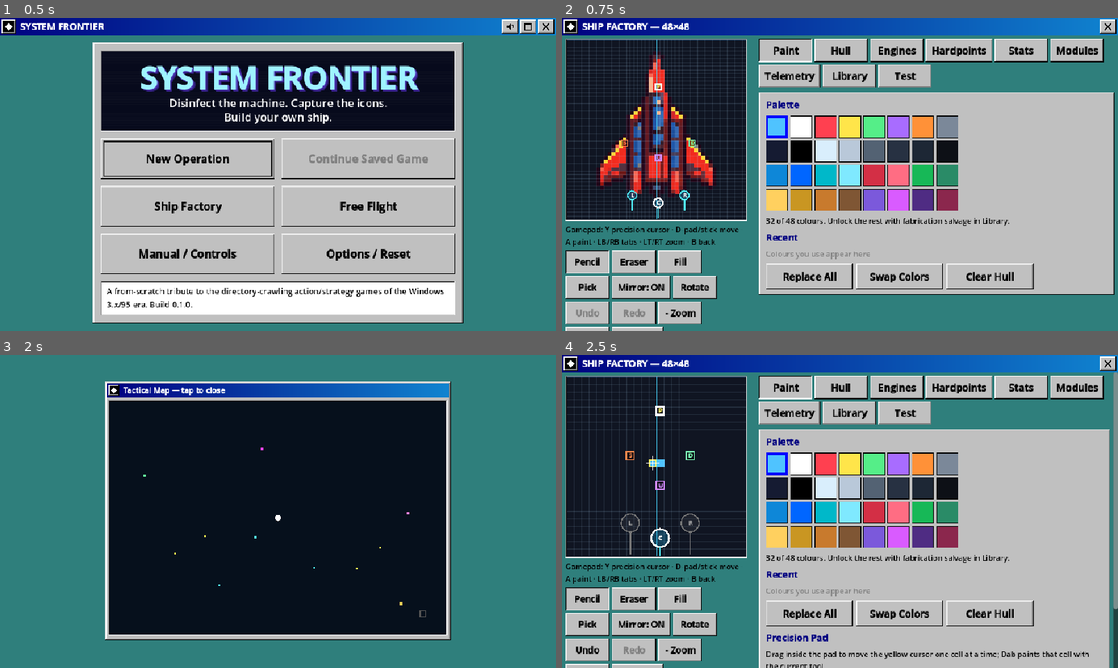
Above: before the commit, frames 1-4 (two rows, left to right).
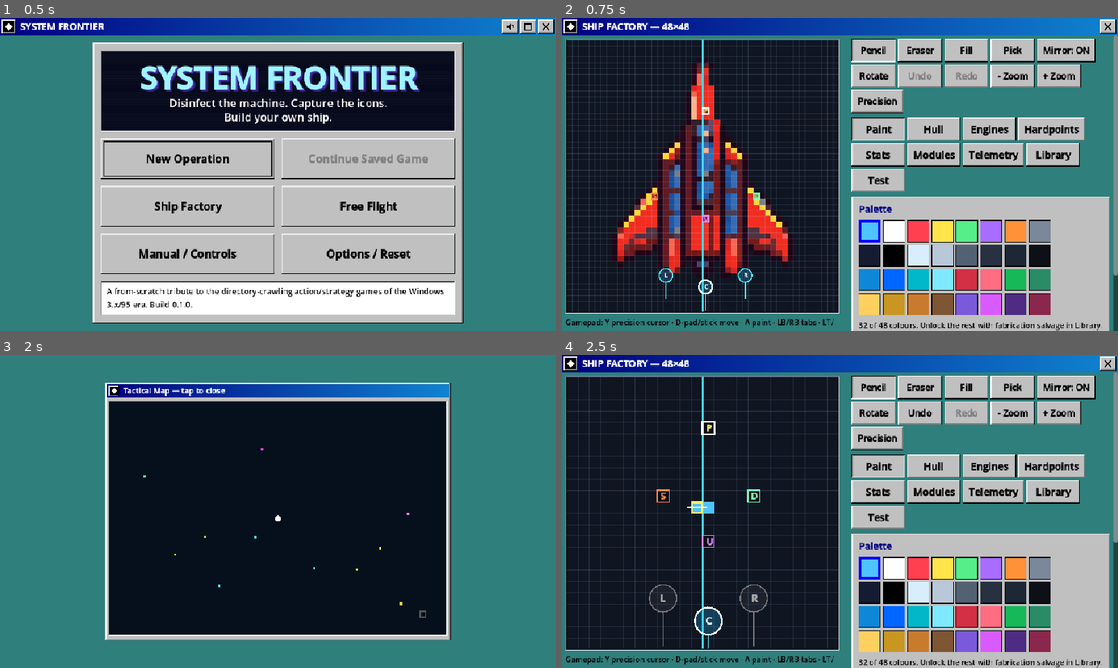
Above: after the commit, the same moments.

Repository: narmanb/system-frontier
Game: Godot game, scene res://tools/gamepad_check.tscn
Same seed, same stepped clock (60 frames per second), same inputs: the game is played once before the commit and once after it. This scene is started directly instead of the project's main scene.
Inputs (mouse positions are in pixels of both pictures, inside the frame that each line leads up to):
- Up to frame 1 (0.5 s): no input
- Up to frame 2 (0.75 s): click "Ship Factory" at 0.5 s
- Up to frame 3 (2 s): click "Continue Saved Game" at 1.25 s
- Up to frame 4 (2.5 s): tap Enter (ui_accept) at 2, 2.27 s; move the mouse to (962, 495) at 2.02 s; hold Right (turn_right) from 2.03 s (still down); hold A (ambulance) from 2.03 s (still down); click (962, 495) at 2.17 s

Frame 1 is identical in both runs. In frame 2, 68% of the frame differs, in the area x 0-100%, y 5-100%; in frame 3, 1.5%; in frame 4, 59%.
Error before the commit: Cannot call method 'set_input_as_handled' on a null value. (res://scripts/ui/factory.gd:872)
Error after the commit: Cannot call method 'set_input_as_handled' on a null value. (res://scripts/ui/factory.gd:881)

Commit message:
Visual audit fixes at phone and Retroid resolutions
Audited every screen and popup (tools/audit_capture.tscn) at 1200x540,
540x1200 and 960x540 logical:
- Factory landscape: tool buttons move beside the canvas (they were
  pushed off-screen below it); larger canvas in both orientations
- In-flight chip bar tucks under the status window when it would collide
  with the radar on narrow screens
- Directory map opens scrolled to the top with the first directory
  focused; tactical map centred vertically on tall screens

Co-Authored-By: Claude Opus 5.5 <noreply@anthropic.com>
Claude-Session: https://claude.ai/code/session_0138F4YYbTSJjY9nnWdrVom1

Diff:
--- a/scripts/ui/directory_map.gd
+++ b/scripts/ui/directory_map.gd
@@ -92,8 +92,13 @@
 	for b in _list.get_children():
 		if not b.disabled:
 			b.grab_focus()
-			return
-	_enter.grab_focus()
+			break
+	if _list.get_children().filter(func(b): return not b.disabled).is_empty():
+		_enter.grab_focus()
+	await get_tree().process_frame
+	var sc := find_children("*", "ScrollContainer", true, false)
+	if not sc.is_empty():
+		(sc[0] as ScrollContainer).scroll_vertical = 0
 
 
 func _select(id: int) -> void:
--- a/scripts/ui/factory.gd
+++ b/scripts/ui/factory.gd
@@ -25,6 +25,8 @@
 var _campaign = null
 var test_options := {"infinite": true, "moving": true}
 var _precision := false
+var tool_row: HFlowContainer
+var rcol: VBoxContainer
 
 
 func _ready() -> void:
@@ -78,7 +80,7 @@
 	for s in ["left", "right", "top", "bottom"]:
 		rmargin.add_theme_constant_override("margin_" + s, 6)
 	right_scroll.add_child(rmargin)
-	var rcol := VBoxContainer.new()
+	rcol = VBoxContainer.new()
 	rcol.size_flags_horizontal = Control.SIZE_EXPAND_FILL
 	rmargin.add_child(rcol)
 	var tabs := HFlowContainer.new()
@@ -132,13 +134,19 @@
 	var vs := get_viewport_rect().size
 	var landscape := vs.x > vs.y * 1.1
 	body.vertical = not landscape
+	# Landscape: the canvas gets the full height and the tool buttons move into the
+	# right-hand column above the tabs, so nothing is pushed off-screen.
+	var want_parent: Node = rcol if landscape else left
+	if tool_row.get_parent() != want_parent:
+		tool_row.reparent(want_parent)
+		want_parent.move_child(tool_row, 0 if landscape else want_parent.get_child_count() - 1)
 	if landscape:
-		var side := minf(vs.y - 230, vs.x * 0.45)
+		var side := minf(vs.y - 70, vs.x * 0.5)
 		canvas.custom_minimum_size = Vector2(side, side)
 		left.custom_minimum_size.x = side
 		right_scroll.size_flags_vertical = Control.SIZE_EXPAND_FILL
 	else:
-		var side := minf(vs.x - 20, vs.y * 0.5)
+		var side := minf(vs.x - 20, vs.y * 0.46)
 		canvas.custom_minimum_size = Vector2(side, side)
 		left.custom_minimum_size.x = 0
 	bar.title = "SHIP FACTORY — %d×%d" % [editor.grid_size, editor.grid_size]
@@ -148,6 +156,7 @@
 
 func _build_tool_rows(host: VBoxContainer) -> void:
 	var row := HFlowContainer.new()
+	tool_row = row
 	row.add_theme_constant_override("h_separation", 4)
 	row.add_theme_constant_override("v_separation", 4)
 	host.add_child(row)
--- a/scripts/ui/hud.gd
+++ b/scripts/ui/hud.gd
@@ -13,6 +13,7 @@
 	"race": "RACE", "duel": "DUEL", "boss": "DEMON", "blackhole": "BLACK HOLE"}
 
 var world: SimWorld
+var radar: Control                ## RadarWindow, so the chip bar can avoid it
 var _message := ""
 var _message_time := 0.0
 var _pause: PauseButton
@@ -120,8 +121,14 @@
 		total += cw + 3
 	total += h  # pause button
 	var left := _status_rect.end.x + 6
-	var x := clampf(vs.x / 2 - total / 2, left, maxf(left, vs.x - total - 6))
+	var right := vs.x - 6
+	if radar and radar.visible and radar.position.y < _status_rect.end.y:
+		right = minf(right, radar.position.x - 6)
+	var x := clampf(vs.x / 2 - total / 2, left, maxf(left, right - total))
 	var y := 6.0
+	if left + total > right:   # not enough room between the windows: tuck under the status window
+		x = 6
+		y = _status_rect.end.y + 6
 	for i in chips.size():
 		var c: Array = chips[i]
 		var r := Rect2(x, y, widths[i], h)
--- a/scripts/ui/mission.gd
+++ b/scripts/ui/mission.gd
@@ -58,6 +58,7 @@
 	radar.world = world
 	radar.open_map.connect(_toggle_map)
 	root.add_child(radar)
+	hud.radar = radar
 	map_view = TacticalMap.new()
 	map_view.world = world
 	map_view.visible = false
--- a/scripts/ui/tactical_map.gd
+++ b/scripts/ui/tactical_map.gd
@@ -31,6 +31,7 @@
 	var avail := vs - Vector2(margin * 2 + 16, top + margin * 2 + 60)
 	var k := minf(avail.x / SimWorld.W, avail.y / SimWorld.H)
 	var map_size := Vector2(SimWorld.W, SimWorld.H) * k
+	top = maxf(top, (vs.y - map_size.y - 44) / 2)   # centre vertically on tall screens
 	var win := Rect2(Vector2((vs.x - map_size.x) / 2 - 8, top), map_size + Vector2(16, 44))
 	Win95.bevel(self, win, "window", Win95.FACE)
 	Win95.caption(self, Rect2(win.position + Vector2(3, 3), Vector2(win.size.x - 6, 24)), "Tactical Map — tap to close", 13)
--- /dev/null
+++ b/tools/audit_capture.gd
@@ -0,0 +1,104 @@
+extends Node
+## Dev-only: captures every screen and popup for a visual audit.
+##   godot --path . res://tools/audit_capture.tscn -- --out=<dir> --size=WxH [--touch]
+
+var out := "user://audit"
+
+
+func _ready() -> void:
+	for a in OS.get_cmdline_user_args():
+		if a.begins_with("--out="): out = a.substr(6)
+		if a == "--touch": AppState.settings["show_touch"] = "on"
+		if a.begins_with("--size="):
+			var p := a.substr(7).split("x")
+			get_window().size = Vector2i(int(p[0]), int(p[1]))
+	DirAccess.make_dir_recursive_absolute(out)
+	var placeholder := Node.new()
+	get_tree().root.add_child.call_deferred(placeholder)
+	await _f(1)
+	get_tree().current_scene = placeholder
+	reparent(get_tree().root)
+	SaveService.root = "user://audit_saves/"
+	SaveService.reset("all")
+	var c := Campaign.create({"pilot": "Ace", "team": "Avengers"})
+	c["credits"] = 900
+	c["noble"] = 2
+	c["salvage"] = {"alloy": 5, "circuitry": 3, "data": 4}
+	c["warrant"] = 20
+	SaveService.save_campaign(c)
+	await _scene("res://scenes/main_menu/main_menu.tscn", "01_menu")
+	await _popup_button("Options / Reset", "02_options")
+	await _popup_button("Manual / Controls", "03_manual")
+	await _scene("res://scenes/setup/setup.tscn", "04_setup")
+	await _scene("res://scenes/free_flight/free_flight.tscn", "05_free_flight")
+	await _scene("res://scenes/directory_map/directory_map.tscn", "06_map")
+	await _popup_button("Upgrade Bay", "07_upgrade_bay")
+	await _popup_button("Faction Relations", "08_relations")
+	AppState.launch = {"mode": "campaign", "dir_id": 5}
+	await _scene("res://scenes/mission/mission.tscn", "09_mission_blackhole")
+	var m := get_tree().current_scene
+	m.set_paused(true)
+	await _f(4)
+	_shot("10_pause")
+	m.set_paused(false)
+	m._ambulance()
+	await _f(4)
+	_shot("11_ambulance")
+	for ov in _overlays():
+		ov.queue_free()
+	m.world.close_dialog()
+	await _f(2)
+	m.world.request_dialog("dragon", {"cost": 50})
+	await _f(4)
+	_shot("12_dragon")
+	for ov in _overlays():
+		ov.queue_free()
+	m.world.close_dialog()
+	m._toggle_map()
+	await _f(4)
+	_shot("13_tactical_map")
+	m._toggle_map()
+	m.world.end_mission(true, "Directory disinfected.")
+	await _f(4)
+	_shot("14_debrief")
+	for tab in ["Paint", "Hull", "Engines", "Stats", "Modules", "Telemetry", "Library", "Test"]:
+		AppState.settings["factory_tab"] = tab
+		await _scene("res://scenes/factory/factory.tscn", "15_factory_" + tab.to_lower())
+	get_tree().current_scene._auto_clean()
+	await _f(4)
+	_shot("16_auto_clean")
+	SaveService.reset("all")
+	SaveService.root = "user://"
+	get_tree().quit()
+
+
+func _overlays() -> Array:
+	return get_tree().current_scene.find_children("*", "Control", true, false).filter(func(c): return c is Win95.PopupOverlay)
+
+
+func _popup_button(text: String, name: String) -> void:
+	for b in get_tree().current_scene.find_children("*", "Button", true, false):
+		if b.text == text:
+			b.pressed.emit()
+			break
+	await _f(5)
+	_shot(name)
+	for ov in _overlays():
+		ov.queue_free()
+	await _f(2)
+
+
+func _scene(path: String, name: String) -> void:
+	get_tree().paused = false
+	get_tree().change_scene_to_file(path)
+	await _f(14)
+	_shot(name)
+
+
+func _f(n: int) -> void:
+	for i in n:
+		await get_tree().process_frame
+
+
+func _shot(name: String) -> void:
+	get_viewport().get_texture().get_image().save_png(out.path_join(name + ".png"))
--- /dev/null
+++ b/tools/audit_capture.tscn
@@ -0,0 +1,6 @@
+[gd_scene load_steps=2 format=3]
+
+[ext_resource type="Script" path="res://tools/audit_capture.gd" id="1"]
+
+[node name="Audit" type="Node"]
+script = ExtResource("1")
Not shown, added: tools/audit_capture.gd.uid
